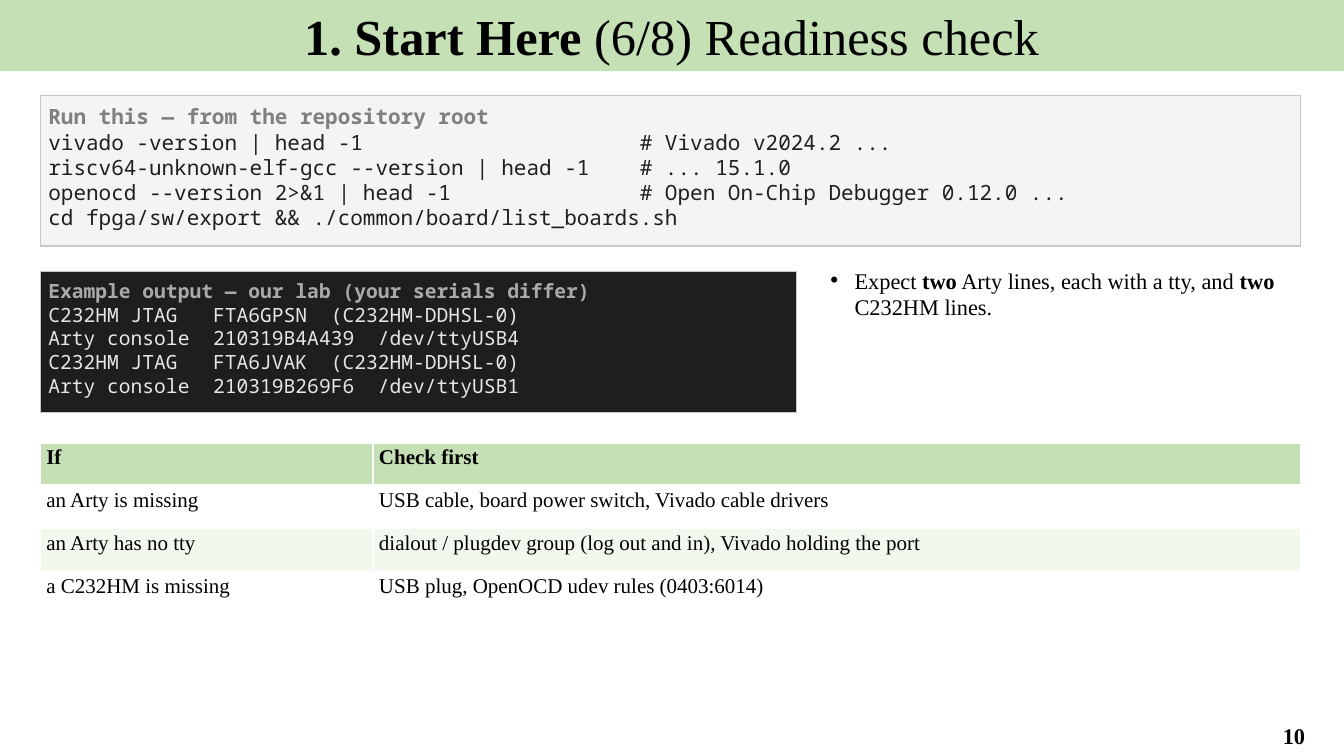
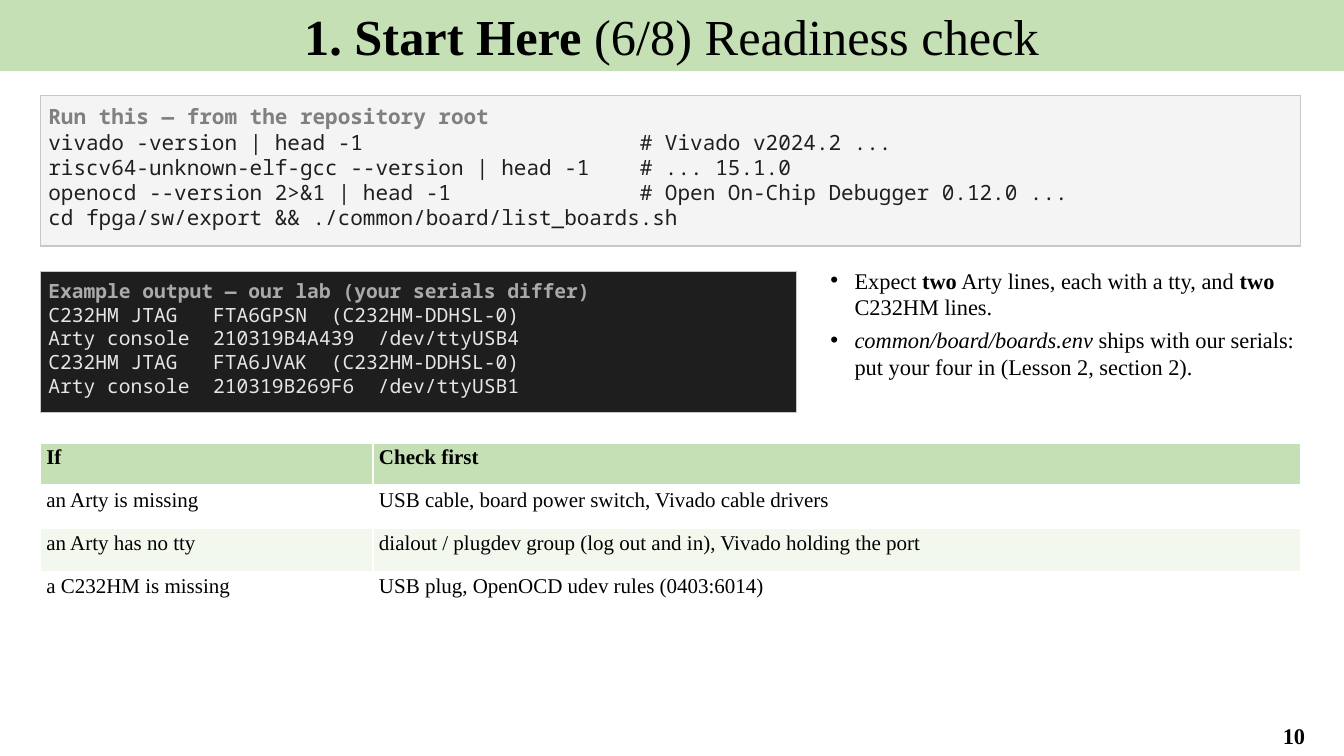
Before and after one commit to Khaiduy/chipyard-edhoc, a slide deck: slide 10 of fpga/sw/export/docs/slides/01_EDHOC_SoC_on_Arty_A7-100T.pptx. Drawn at 1344x756 pixels with LibreOffice and Linux fonts; fonts in the diff are those of the drawing. Boxes give left, top, right and bottom in pixels: in the first picture for what was removed or moved away, otherwise in the second. Text is boxed around its words. In the diff, an @@ line names an element or a change of style, - is before the commit and + after.

```diff
--- a/fpga/sw/export/docs/slides/01_EDHOC_SoC_on_Arty_A7-100T.pptx
+++ b/fpga/sw/export/docs/slides/01_EDHOC_SoC_on_Arty_A7-100T.pptx
@@ text at (855,332,1294,380): paragraph added @@
+• common/board/boards.env ships with our serials: put your four in (Lesson 2, section 2).
```
Also in this commit, not shown: 3 other slides changed, 9 other files.
